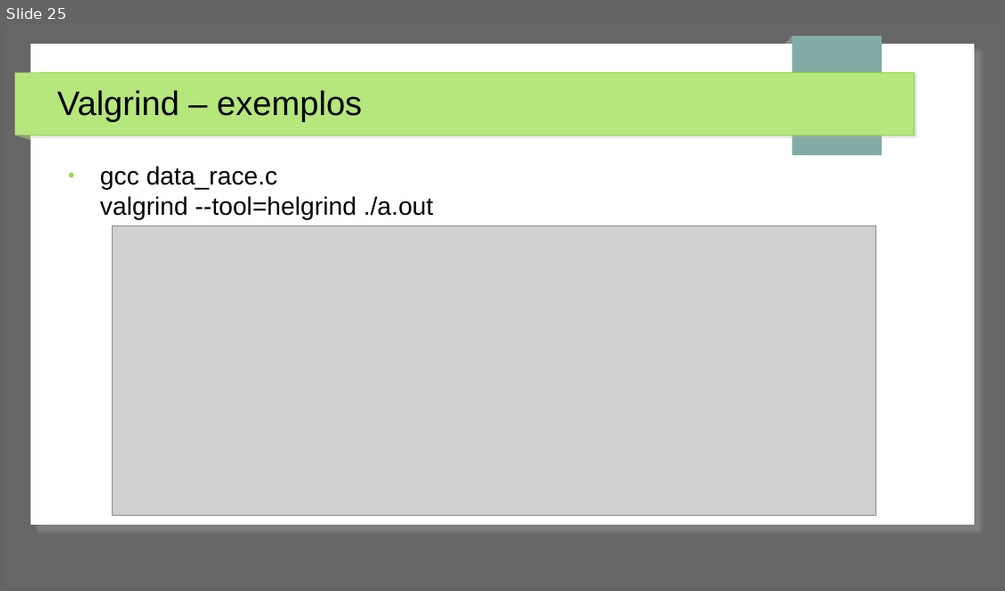
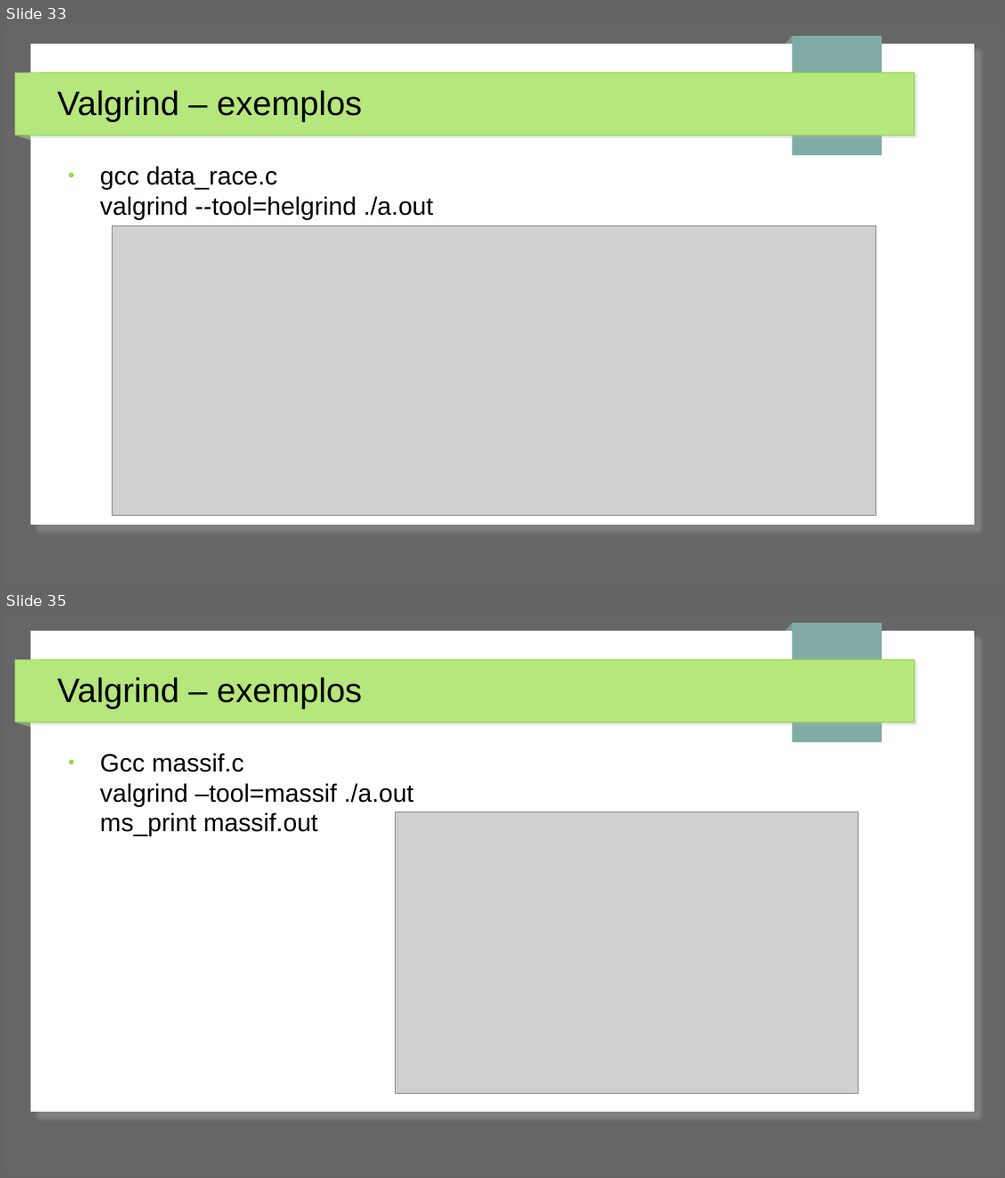
Before and after one commit to jpantonow/SB-T1-ANALISADORES, a slide deck: Slides.odp. Shown one above the other, each under a label of ours: slide 25 before the commit, slides 33 and 35 after it; the slides between them are not shown. The pictures are 1005x591 and 1005x1178 pixels, drawn with LibreOffice and Linux fonts; fonts in the diff are those of the drawing; grey boxes stand for pictures. Boxes give left, top, right and bottom in pixels: in the first picture for what was removed or moved away, otherwise in the second. Text is boxed around its words. In the diff, an @@ line names an element or a change of style, - is before the commit and + after.

Commit message:
mais valgrind

```diff
--- a/Slides.odp
+++ b/Slides.odp
@@ slide 35 added at bbox=[4, 613, 1001, 1174], background #666666; not listed: 7 template elements that a slide beside it also shows @@
@@ title added at bbox=[57, 677, 362, 709], 27 pt, text #000000 @@
+Valgrind – exemplos
@@ text added at bbox=[100, 753, 413, 836], 20 pt, text #000000 @@
+● Gcc massif.c
+  valgrind –tool=massif ./a.out
+  ms_print massif.out
@@ picture added at bbox=[396, 812, 858, 1094] @@
@@ what was slide 25 is now slide 33 @@
```
Also in this commit, not shown: 1 slide changed, 9 other slides added, 1 other file.
